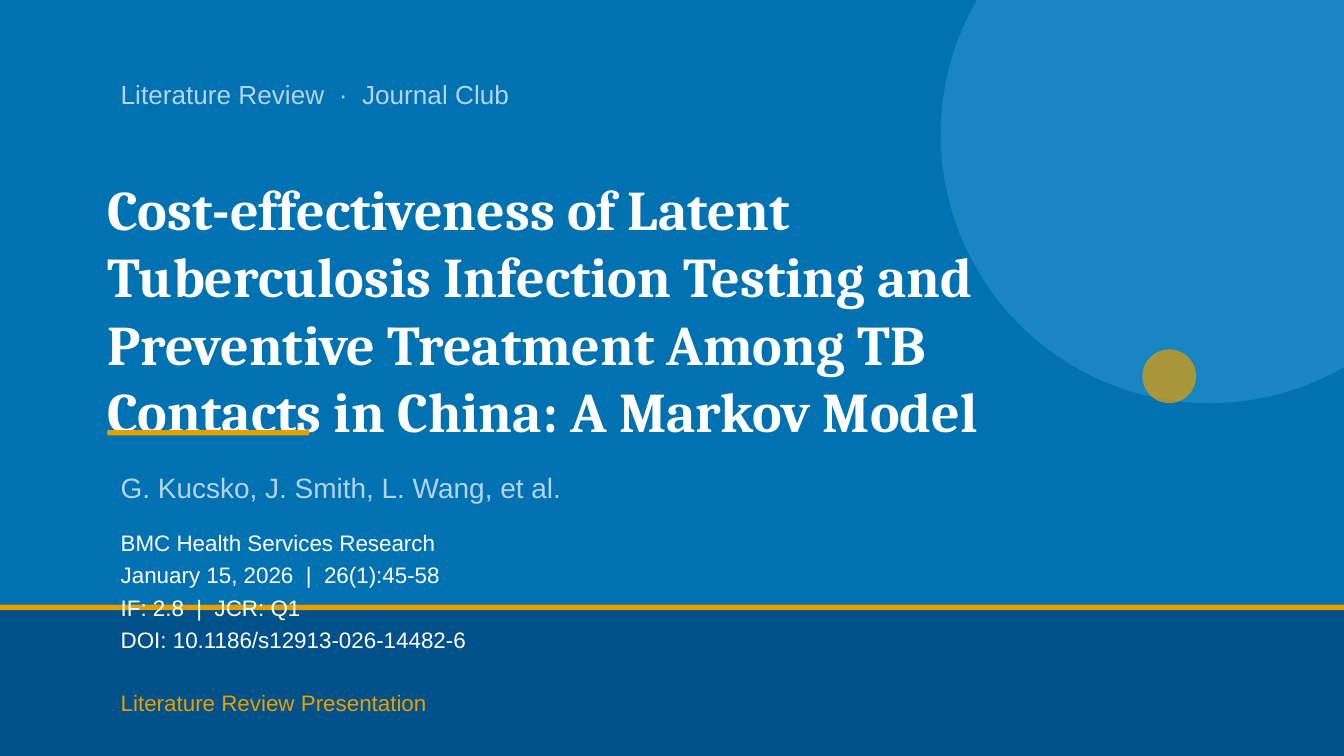
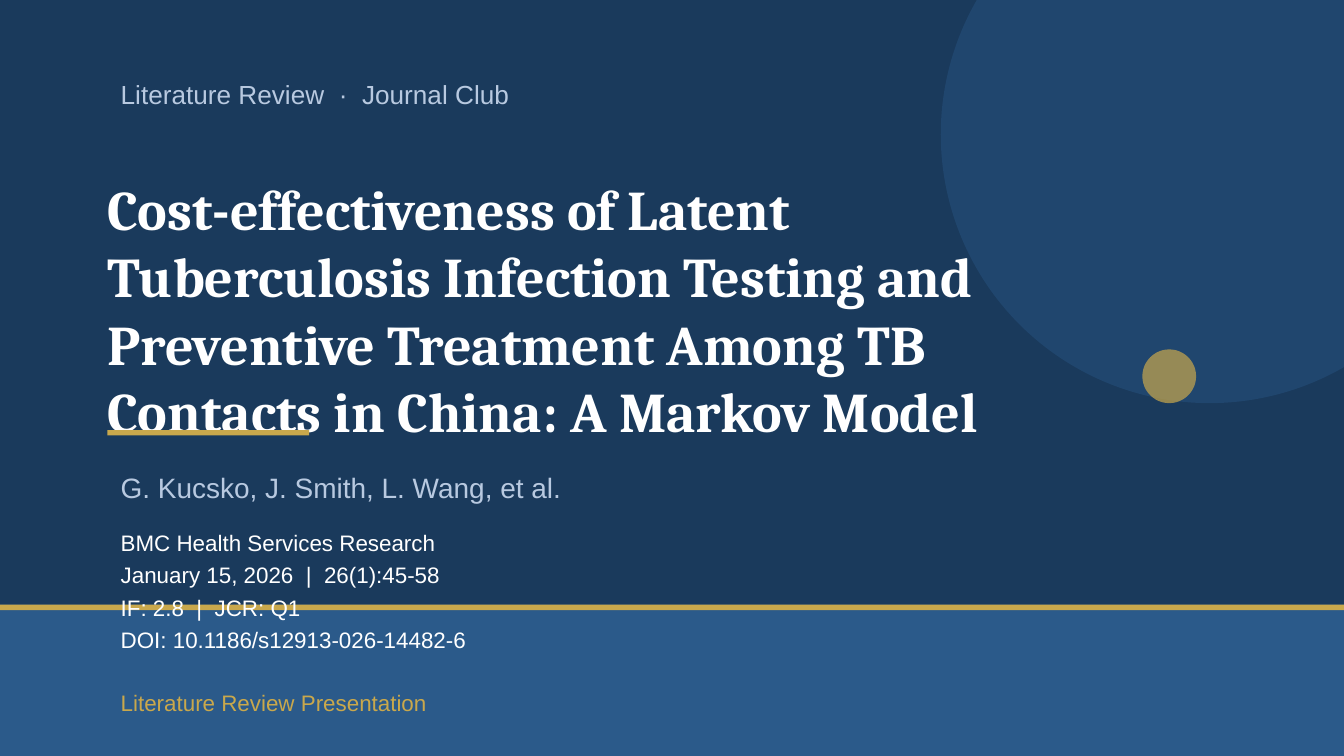
Before and after one commit to ablikimeli/paper2ppt-skill, a slide deck: slide 1 of templates/samples/template_navy.pptx. Drawn at 1344x756 pixels with LibreOffice and Linux fonts; fonts in the diff are those of the drawing. Boxes give left, top, right and bottom in pixels: in the first picture for what was removed or moved away, otherwise in the second. Text is boxed around its words. In the diff, an @@ line names an element or a change of style, - is before the commit and + after.

```diff
--- a/templates/samples/template_navy.pptx
+++ b/templates/samples/template_navy.pptx
@@ rectangle at (0,0,1344,755): fill #0072B2 to #1A3A5C @@
@@ ellipse at (941,0,1344,403): fill #56B4E9 at 30% opacity to #2B5A8A at 40% opacity @@
@@ text "Literature Review · Journal Club" at (121,85,509,104): text colour #B3D4F0 to #B8C9E0 @@
@@ ellipse at (1142,349,1196,403): fill #E69F00 at 70% opacity to #C9A84C at 70% opacity @@
@@ rectangle at (108,430,309,435): fill #E69F00 to #C9A84C @@
@@ text "G. Kucsko, J. Smith, L. ..." at (121,477,561,503): text colour #B3D4F0 to #B8C9E0 @@
@@ rectangle at (0,605,1344,755): fill #00508A to #2B5A8A @@
@@ rectangle at (0,605,1344,610): fill #E69F00 to #C9A84C @@
@@ text "Literature Review Presentation" at (121,695,427,711): text colour #E69F00 to #C9A84C @@
```
Also in this commit, not shown: 2 other slides changed, 11 other files.
